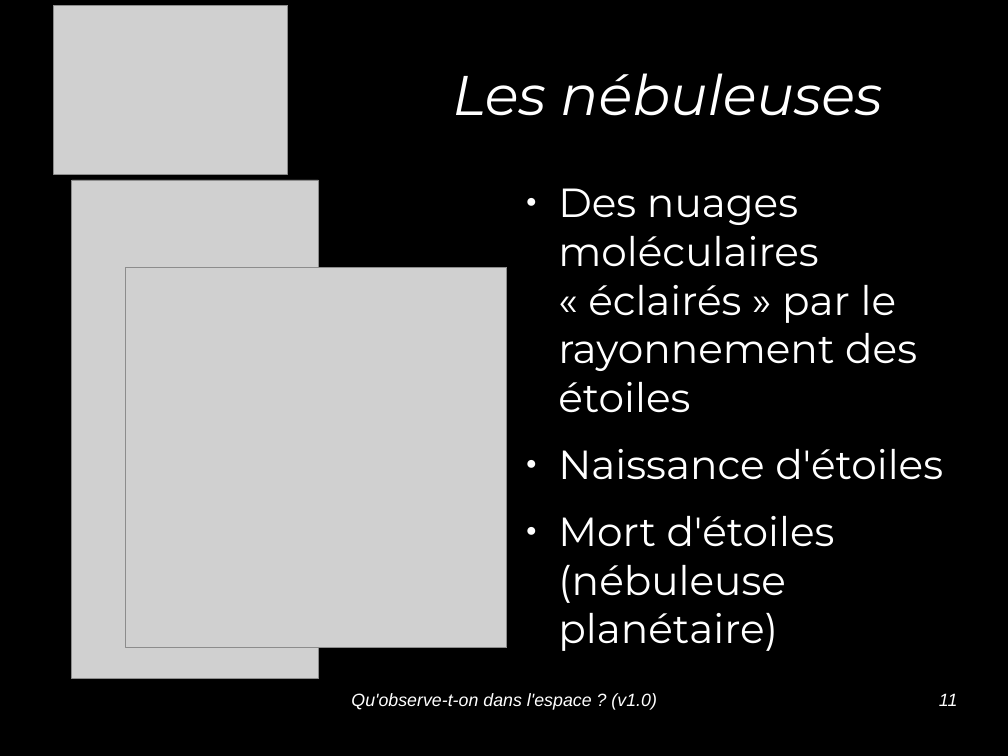
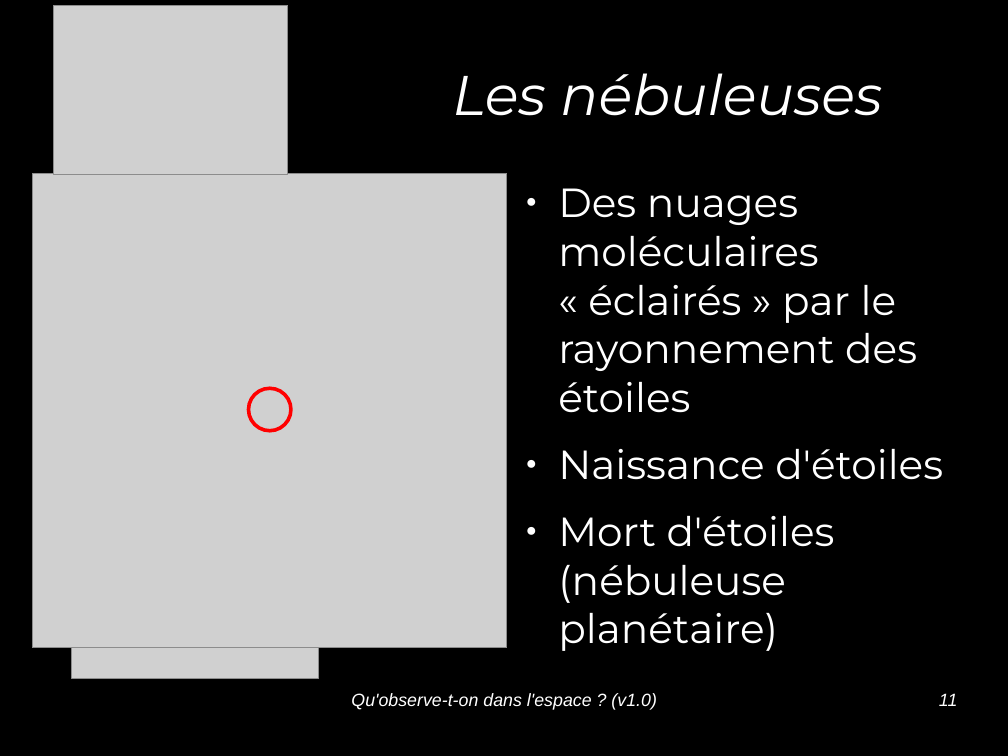
Before and after one commit to jcarnu/qf-astro, a slide deck: slide 11 of Ressources/Presentations/Qu_observe-t-on_dans_l_espace.odp. Drawn at 1008x756 pixels with LibreOffice and Linux fonts; fonts in the diff are those of the drawing; grey boxes stand for pictures; background and template pictures are left out. Boxes give left, top, right and bottom in pixels: in the first picture for what was removed or moved away, otherwise in the second. Text is boxed around its words. In the diff, an @@ line names an element or a change of style, - is before the commit and + after.

```diff
--- a/Ressources/Presentations/Qu_observe-t-on_dans_l_espace.odp
+++ b/Ressources/Presentations/Qu_observe-t-on_dans_l_espace.odp
@@ picture: place and size @@
-picture at [126, 267, 508, 649]
+picture at [32, 173, 507, 648]
@@ ellipse added at [249, 389, 291, 431], outline #FF0000 2.83 pt @@
```
Also in this commit, not shown: 1 other file.
